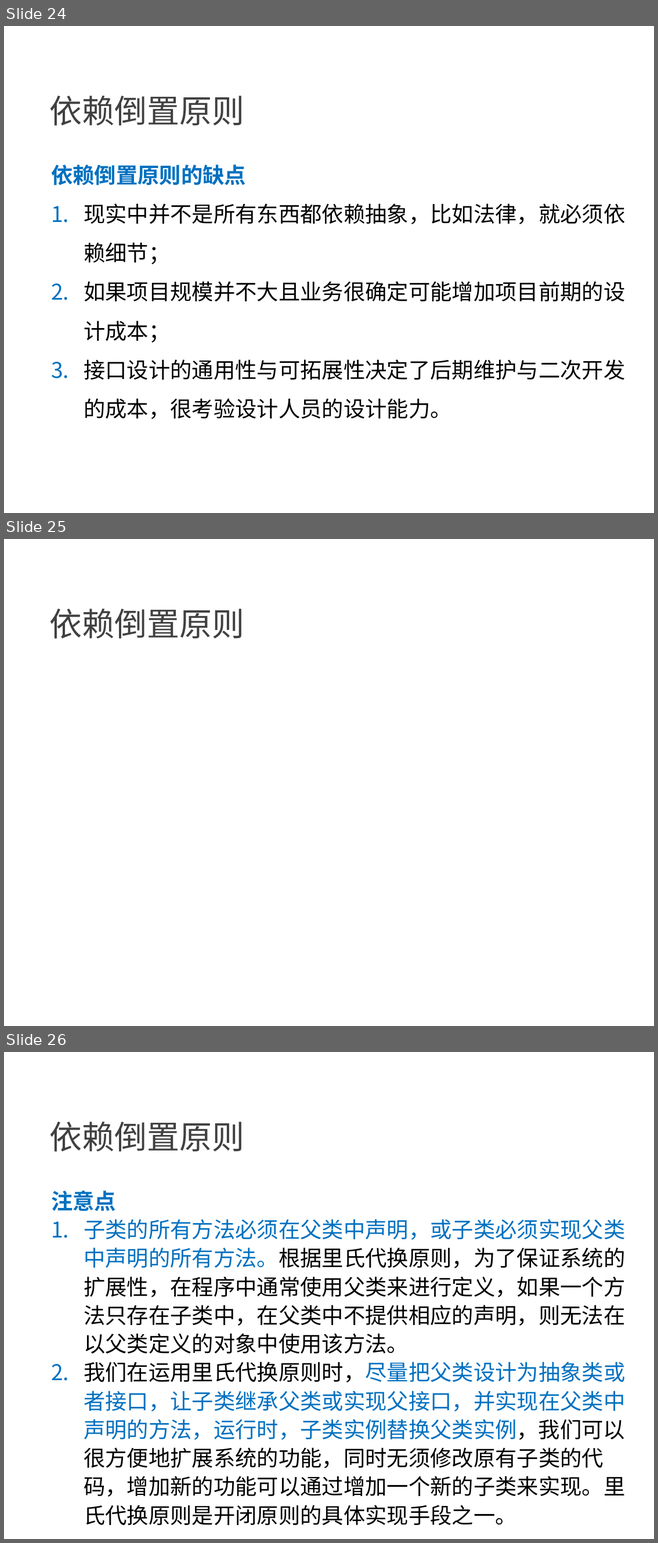
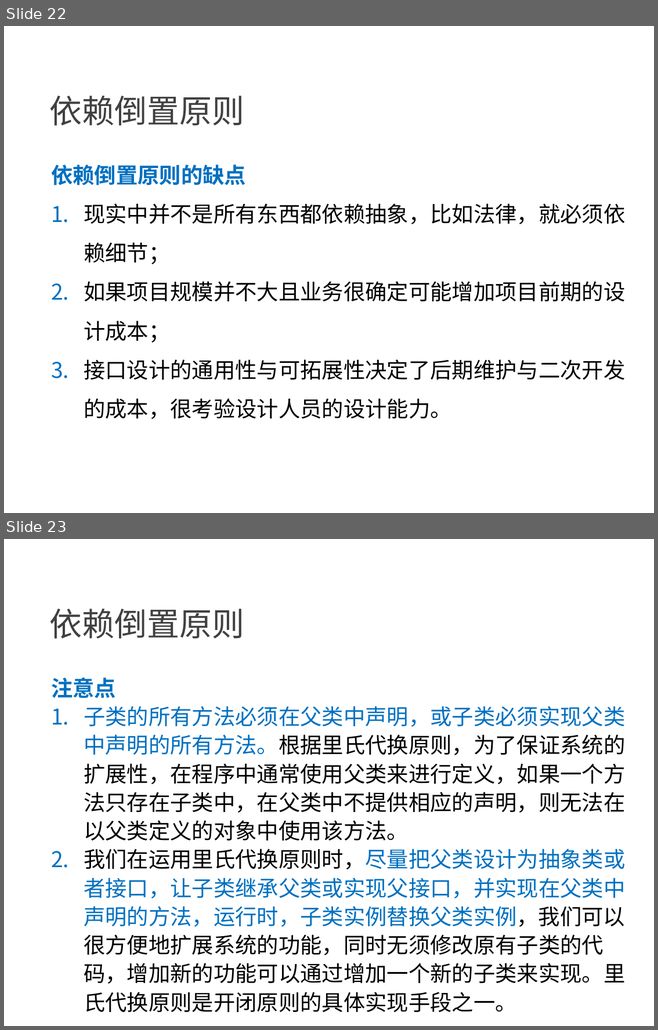
Before and after one commit to NewGr8Player/My-PPT, a slide deck: Design pattern/23种设计模式详解.pptx. Shown one above the other, each under a label of ours: slides 24, 25 and 26 before the commit, slides 22 and 23 after it. The pictures are 658x1543 and 658x1030 pixels, drawn with LibreOffice and Linux fonts; fonts in the diff are those of the drawing. Boxes give left, top, right and bottom in pixels: in the first picture for what was removed or moved away, otherwise in the second. Text is boxed around its words. In the diff, an @@ line names an element or a change of style, - is before the commit and + after.

Commit message:
增加接口隔离原则

```diff
--- a/Design pattern/23种设计模式详解.pptx
+++ b/Design pattern/23种设计模式详解.pptx
@@ slide 25 removed at (4,539,654,1026), background #FFFFFF @@
@@ text removed at (49,609,244,639) @@
-依赖倒置原则
@@ what was slide 24 is now slide 22 @@
@@ what was slide 26 is now slide 23 @@
```
Also in this commit, not shown: 1 slide changed, 5 slides added, 2 other slides removed, 3 other files.
